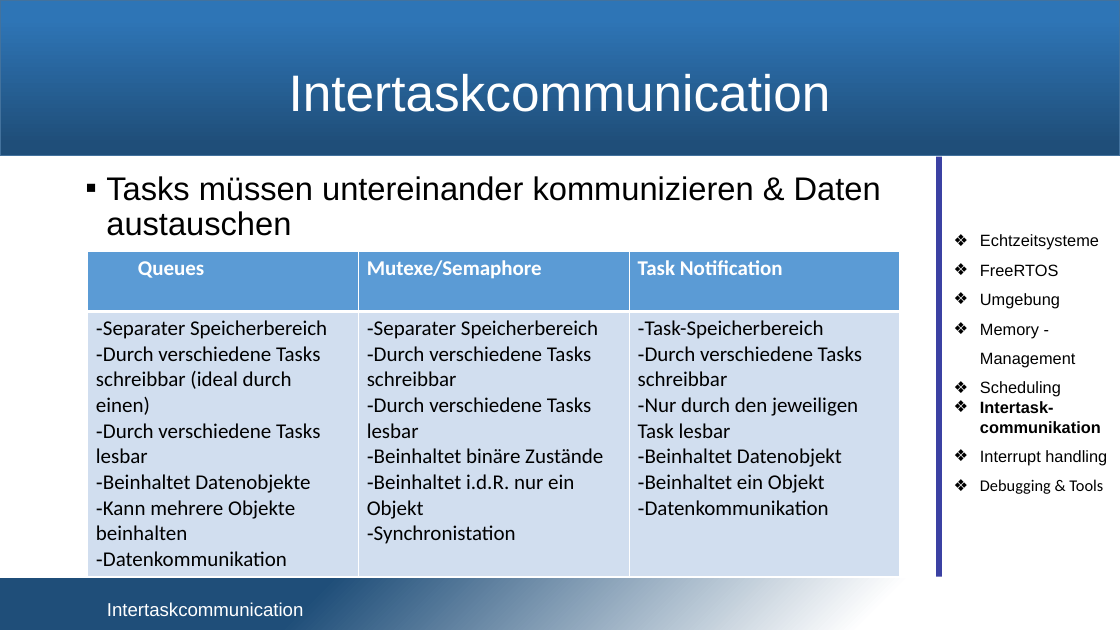
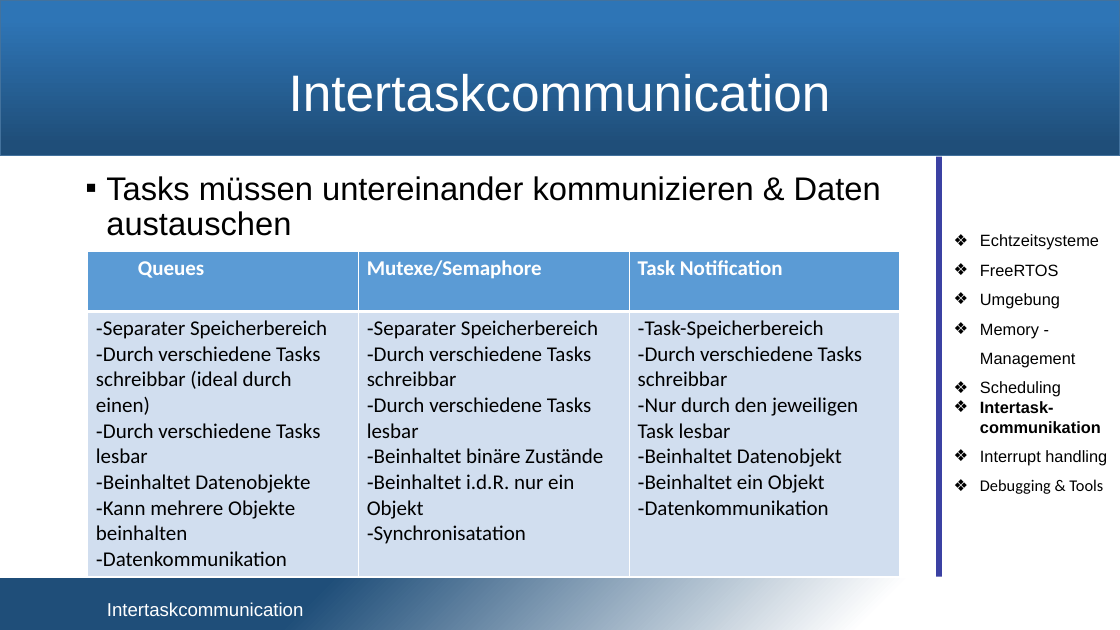
Before and after one commit to snobz/Seminar_BS_2017, a slide deck: slide 17 of Päsi/Seminar Betriebssysteme.pptx. Drawn at 1120x630 pixels with LibreOffice and Linux fonts; fonts in the diff are those of the drawing; background and template pictures are left out. Boxes give left, top, right and bottom in pixels: in the first picture for what was removed or moved away, otherwise in the second. Text is boxed around its words. In the diff, an @@ line names an element or a change of style, - is before the commit and + after.

```diff
--- a/Päsi/Seminar Betriebssysteme.pptx
+++ b/Päsi/Seminar Betriebssysteme.pptx
@@ table at <box>87,252,899,571</box> @@
-row 2, column 2: Separater Speicherbereich / Durch verschiedene Tasks schreibbar / Durch verschiedene Tasks lesbar / Beinhaltet binäre Zustände / Beinhaltet i.d.R. nur ein Objekt / Synchronistation
+row 2, column 2: Separater Speicherbereich / Durch verschiedene Tasks schreibbar / Durch verschiedene Tasks lesbar / Beinhaltet binäre Zustände / Beinhaltet i.d.R. nur ein Objekt / Synchronisatation
```
